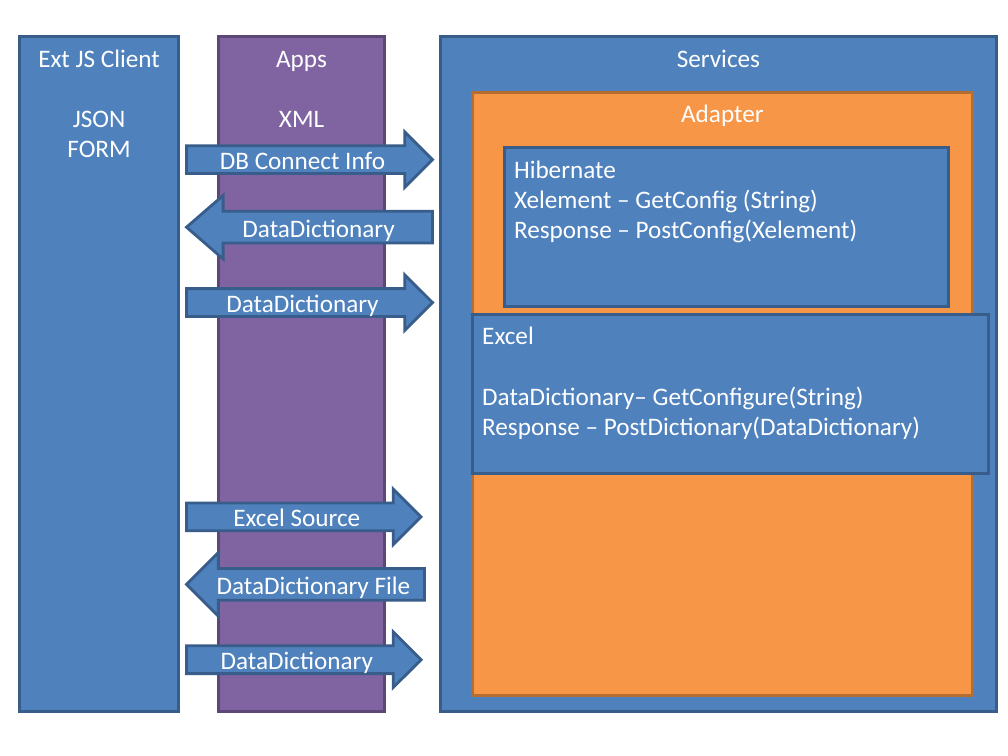
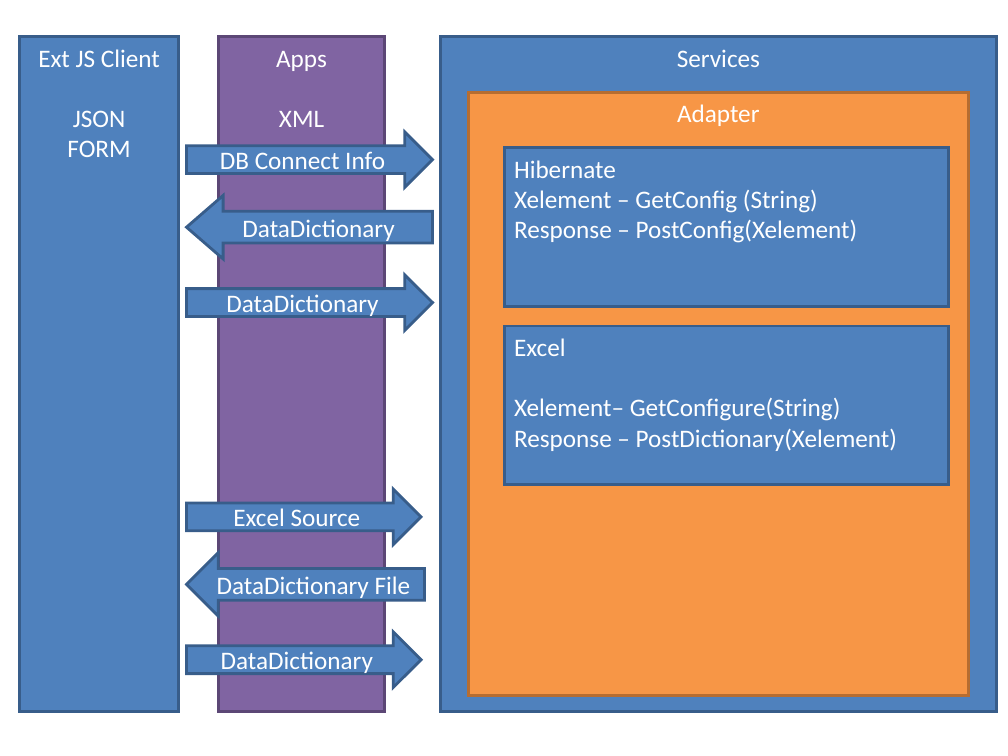
Before and after one commit to heyena/iring-tools, a slide deck: slide 1 of trunk/Documentation/Generic Configuration.ppt. Drawn at 1008x756 pixels with LibreOffice and Linux fonts; fonts in the diff are those of the drawing. Boxes give left, top, right and bottom in pixels: in the first picture for what was removed or moved away, otherwise in the second. Text is boxed around its words. In the diff, an @@ line names an element or a change of style, - is before the commit and + after.

```diff
--- a/trunk/Documentation/Generic Configuration.ppt
+++ b/trunk/Documentation/Generic Configuration.ppt
@@ rectangle "Adapter": place and size @@
-rectangle "Adapter" at <box>473,92,973,695</box>
+rectangle "Adapter" at <box>469,92,969,695</box>
@@ rectangle "Excel": place and size @@
-rectangle "Excel" at <box>473,314,989,473</box>
+rectangle "Excel" at <box>504,326,949,484</box>
@@ text in rectangle at <box>514,398,897,451</box>: text changed @@
-DataDictionary– GetConfigure(String)
-Response – PostDictionary(DataDictionary)
+Xelement– GetConfigure(String)
+Response – PostDictionary(Xelement)
```
Also in this commit, not shown: 10 other files.
